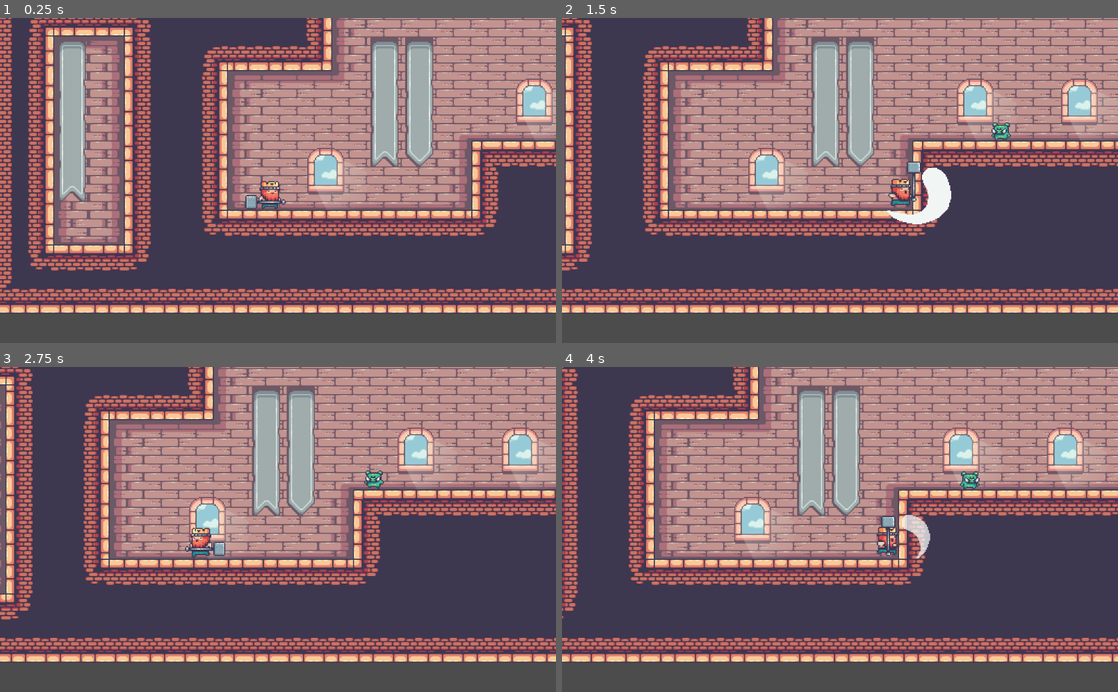
Above: before the commit, frames 1-4 (two rows, left to right).
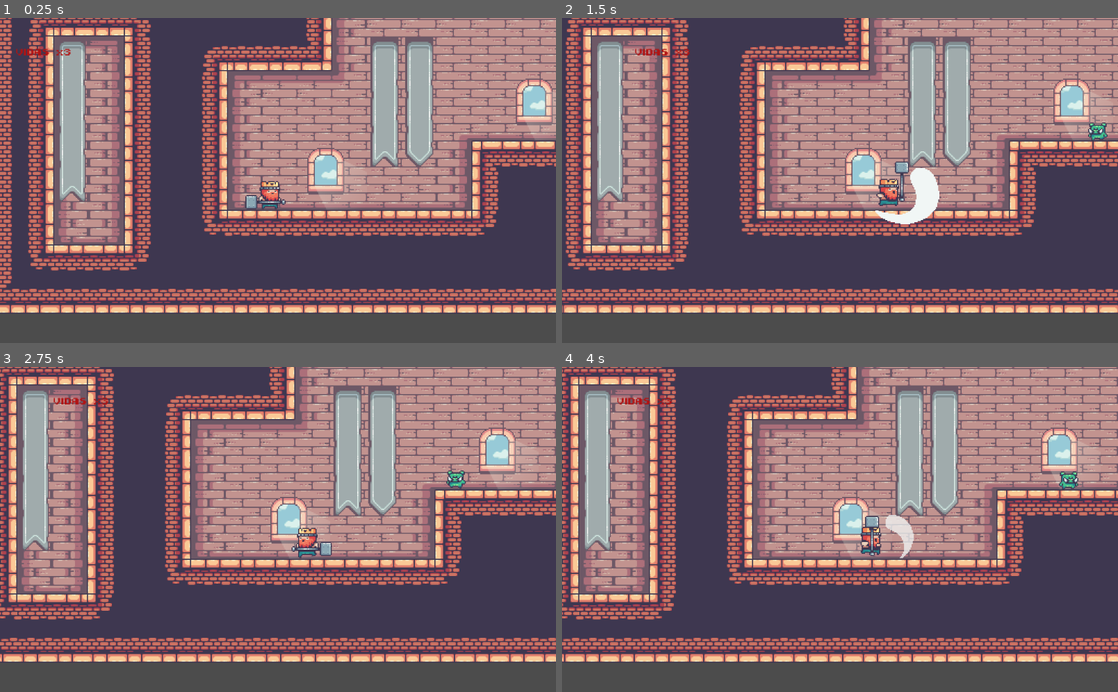
Above: after the commit, the same moments.

Repository: willyjinx96/Juego_281
Game: Godot game, scene res://Pruebas/Main_level.tscn
Two runs of this game, one before a commit and one after it. Both use one fixed random seed, a clock stepped at 60 frames per second and the inputs below. The project has no main scene, so this scene is started directly.
Inputs:
- Up to frame 1 (0.25 s): no input
- Up to frame 2 (1.5 s): tap Enter at 0.5 s; hold Right (ui_right) from 0.53 s (still down); tap X at 0.6 s; tap Page Up (ui_page_up) at 0.77, 0.8, 1.07, 1.35 s
- Up to frame 3 (2.75 s): tap Page Up (ui_page_up) at 1.52, 1.82, 2.3 s; tap X at 1.55, 2.1 s; release Right (ui_right) at 2.03 s; hold Left (ui_left) from 2.03 s (still down)
- Up to frame 4 (4 s): release Left (ui_left) at 2.78 s; hold Right (ui_right) from 2.78 s (still down); tap C at 2.85 s; tap Page Up (ui_page_up) at 3.02, 3.32, 3.77, 3.8 s; tap X at 3.05, 3.6 s

The runs differ from the first frame. In frame 1, 0.1% of the frame differs, in the area x 2-13%, y 9-12%; in frame 2, 48%; in frame 3, 48%, in the area x 0-100%, y 0-91%; in frame 4, 48%.

Commit message:
Modularizando funciones del rey

Diff:
--- a/Jugador/Rey_p1.gd
+++ b/Jugador/Rey_p1.gd
@@ -18,7 +18,9 @@
 #variables para accion
 signal attack #KEY_C
 var attacking =false
-signal action #KEY_X
+signal action#KEY_X
+var action_released =false
+
 var animation_finished=0
 
 #variables danio
@@ -29,51 +31,21 @@
 
 export var vidas = 6000
 var dead =false
+var moverse
 
 func _ready():
+	movimiento_Personaje(true)
 	transition_to(IDLE)
 
 func _physics_process(delta):
+	cambiar_label()
 	estados()
+	movimiento()
 	if vidas ==0:
-		dead = true
-
-	motion.y += GRAVITY
-	var friction =false
-
-	#Para movimiento derecha e izquierda
-	if Input.is_action_pressed("ui_right"):
-		$movement.flip_h=false
-		$movement.position.x=0
-		$ataque/CollisionShape2D.position.x=10.709
-		motion.x =min(motion.x+ACCELERATION, MAX_SPEED)
-	elif Input.is_action_pressed("ui_left"):
-		$movement.flip_h=true
-		$movement.position.x=-15
-		$ataque/CollisionShape2D.position.x=-25
-		motion.x =max(motion.x - ACCELERATION, -MAX_SPEED)
-	else:
-		friction =true
-
-	#Para el salto
-	if is_on_floor():
-		if Input.is_action_pressed("ui_up"):
-			motion.y =MAX_JUMP_HEIGHT
-		if friction == true:
-			motion.x = lerp(motion.x, 0 , 0.20)
-	elif friction == true:
-			motion.x = lerp(motion.x, 0 , 0.05)
-	if Input.is_action_just_released("ui_up") and motion.y <0:
-		motion.y =MIN_JUMP_HEIGHT
-
-	#Para ataque
-	if Input.is_action_just_pressed("ui_page_up"):
-		emit_signal("attack")
-		print("ataco....")
+		movimiento_Personaje(false)
 
 	animation_finished=0
-
-	if not dead:
+	if moverse:
 		motion = move_and_slide(motion,UP)
 
 
@@ -106,12 +78,18 @@
 	if $movement.animation== "attack":
 		animation_finished=1
 		attacking=false
+		movimiento_Personaje(true)
 		$ataque/CollisionShape2D.disabled=true
 	if $movement.animation== "hit":
 		animation_finished=2
 		hurt=false
 		attacking=false
 		MAX_SPEED=200
+	if $movement.animation == "door_in":
+		animation_finished = 3
+		action_released=false
+	if $movement.animation == "door_out":
+		animation_finished=4
 	if $movement.animation=="dead":
 		pausar()
 
@@ -176,6 +154,14 @@
 		transition_to(FALL)
 
 #estados accion
+#	if state in [IDLE, RUN] and action_released:
+#		transition_to(DOOR_IN)
+#	if state == DOOR_IN and animation_finished==3:
+#		transition_to(DOOR_OUT)
+#	if state == DOOR_OUT and animation_finished==4:
+#		transition_to(IDLE)
+#	if state == DOOR_OUT and animation_finished==4 and running:
+#		transition_to(RUN)
 
 #estados danio
 	if state in [IDLE, RUN, JUMP, FALL] and hurt:
@@ -191,6 +177,53 @@
 
 #WILLY ESTO HICE PARA PROBAR EL LLAMADO DEL CERDITO AL HACERLE DAÑO :V
 func _on_ataque_body_entered(body):
-
 	print(body.name)
 	body.hacerDanio(global_position.x)
+
+func cambiar_label():
+	$Camera2D/Label.text = ("VIDAS x"+str(vidas))
+
+func accion():
+	print("accion...")
+
+func movimiento_Personaje(estado):
+	moverse=estado
+
+func movimiento():
+	motion.y += GRAVITY
+	var friction =false
+	#Para movimiento derecha e izquierda
+	if Input.is_action_pressed("ui_right"):
+		$movement.flip_h=false
+		$movement.position.x=0
+		$ataque/CollisionShape2D.position.x=10.709
+		motion.x =min(motion.x+ACCELERATION, MAX_SPEED)
+	elif Input.is_action_pressed("ui_left"):
+		$movement.flip_h=true
+		$movement.position.x=-15
+		$ataque/CollisionShape2D.position.x=-25
+		motion.x =max(motion.x - ACCELERATION, -MAX_SPEED)
+	else:
+		friction =true
+
+	#Para el salto
+	if is_on_floor():
+		if Input.is_action_pressed("ui_up"):
+			motion.y =MAX_JUMP_HEIGHT
+		if friction == true:
+			motion.x = lerp(motion.x, 0 , 0.20)
+	elif friction == true:
+			motion.x = lerp(motion.x, 0 , 0.05)
+	if Input.is_action_just_released("ui_up") and motion.y <0:
+		motion.y =MIN_JUMP_HEIGHT
+
+	#Para ataque
+	if Input.is_action_just_pressed("ui_page_up"):
+		emit_signal("attack")
+		if is_on_floor():
+			movimiento_Personaje(false)
+		print("ataco....")
+
+	#Para la accion
+	if Input.is_action_just_pressed("ui_page_down"):
+		connect("action",self, "accion")
--- a/Jugador/Rey_p1.tscn
+++ b/Jugador/Rey_p1.tscn
@@ -1,10 +1,15 @@
-[gd_scene load_steps=6 format=2]
+[gd_scene load_steps=8 format=2]
 
 [ext_resource path="res://Recursos/movement.tres" type="SpriteFrames" id=1]
 [ext_resource path="res://Jugador/Rey_p1.gd" type="Script" id=2]
+[ext_resource path="res://Recursos/Fuentes/Masaaki-Regular.otf" type="DynamicFontData" id=3]
 
 [sub_resource type="CapsuleShape2D" id=1]
 height = 7.97741
+
+[sub_resource type="DynamicFont" id=4]
+size = 13
+font_data = ExtResource( 3 )
 
 [sub_resource type="CircleShape2D" id=2]
 radius = 28.8497
@@ -18,18 +23,16 @@
 position = Vector2( -50, 0 )
 collision_mask = 55
 script = ExtResource( 2 )
-__meta__ = {
-"_edit_group_": true
-}
 vidas = 3
 
 [node name="movement" type="AnimatedSprite" parent="."]
 frames = ExtResource( 1 )
 animation = "joy"
-frame = 2
+frame = 6
 playing = true
 
 [node name="CollisionShape2D" type="CollisionShape2D" parent="."]
+visible = false
 position = Vector2( -7.972, 1.52 )
 shape = SubResource( 1 )
 
@@ -43,7 +46,20 @@
 smoothing_enabled = true
 smoothing_speed = 15.0
 
+[node name="Label" type="Label" parent="Camera2D"]
+margin_left = -241.329
+margin_top = -141.43
+margin_right = -182.329
+margin_bottom = -121.43
+custom_fonts/font = SubResource( 4 )
+custom_colors/font_color = Color( 0.698039, 0.0784314, 0.0784314, 1 )
+text = "VIDAS x3"
+__meta__ = {
+"_edit_use_anchors_": false
+}
+
 [node name="ataque" type="Area2D" parent="."]
+visible = false
 input_pickable = false
 collision_layer = 0
 collision_mask = 2
@@ -57,6 +73,7 @@
 disabled = true
 
 [node name="danio" type="Area2D" parent="."]
+visible = false
 
 [node name="CollisionShape2D" type="CollisionShape2D" parent="danio"]
 position = Vector2( -7.55951, 1.5749 )
--- a/Objetos/Prueba_de_fisicas.tscn
+++ b/Objetos/Prueba_de_fisicas.tscn
@@ -1,8 +1,8 @@
 [gd_scene load_steps=4 format=2]
 
+[ext_resource path="res://Objetos/Puerta/Puerta.tscn" type="PackedScene" id=1]
 [ext_resource path="res://Recursos/Terreno.tres" type="TileSet" id=2]
 [ext_resource path="res://Jugador/Rey_p1.tscn" type="PackedScene" id=3]
-[ext_resource path="res://Objetos/Cannon/cannon.tscn" type="PackedScene" id=4]
 
 [node name="Node2D" type="Node2D"]
 
@@ -13,9 +13,8 @@
 format = 1
 tile_data = PoolIntArray( 196606, 0, 0, 196607, 0, 1, 131072, 0, 1, 131073, 0, 2, 131106, 0, 0, 131107, 0, 2, 262142, 0 …(6065 unchanged characters)…
 
-[node name="cannon" parent="." instance=ExtResource( 4 )]
-position = Vector2( 374.766, 362.734 )
-can_sleep = false
+[node name="door" parent="." instance=ExtResource( 1 )]
+position = Vector2( 595.658, 260.025 )
 
 [node name="KinematicBody2D" parent="." groups=[
 "jugador",
--- /dev/null
+++ b/Objetos/Puerta/Puerta.gd
@@ -0,0 +1,34 @@
+extends Area2D
+
+var state
+var current_animation
+var new_animation
+
+enum {IDLE, OPENNING, CLOSSING}
+
+func _ready():
+	transtion_to(IDLE)
+
+func transtion_to(new_state):
+	state=new_state
+
+	match state:
+		IDLE:
+			new_animation ="idle"
+			pass
+		OPENNING:
+			new_animation="opennig"
+			pass
+		CLOSSING:
+			new_animation="clossing"
+			pass
+
+func estado():
+	if current_animation != new_animation:
+		current_animation= new_animation
+		$estados.play(current_animation)
+
+
+func _on_door_body_entered(body):
+	print("entro")
+	pass # Replace with function body.
--- /dev/null
+++ b/Objetos/Puerta/Puerta.tscn
@@ -0,0 +1,78 @@
+[gd_scene load_steps=16 format=2]
+
+[ext_resource path="res://Assets/Sprites/11-Door/Opening (46x56).png" type="Texture" id=1]
+[ext_resource path="res://Assets/Sprites/11-Door/Idle.png" type="Texture" id=2]
+[ext_resource path="res://Assets/Sprites/11-Door/Closiong (46x56).png" type="Texture" id=3]
+[ext_resource path="res://Objetos/Puerta/Puerta.gd" type="Script" id=4]
+
+[sub_resource type="AtlasTexture" id=1]
+atlas = ExtResource( 2 )
+region = Rect2( 0, 0, 46, 56 )
+
+[sub_resource type="AtlasTexture" id=2]
+atlas = ExtResource( 1 )
+region = Rect2( 0, 0, 46, 56 )
+
+[sub_resource type="AtlasTexture" id=3]
+atlas = ExtResource( 1 )
+region = Rect2( 46, 0, 46, 56 )
+
+[sub_resource type="AtlasTexture" id=4]
+atlas = ExtResource( 1 )
+region = Rect2( 92, 0, 46, 56 )
+
+[sub_resource type="AtlasTexture" id=5]
+atlas = ExtResource( 1 )
+region = Rect2( 138, 0, 46, 56 )
+
+[sub_resource type="AtlasTexture" id=6]
+atlas = ExtResource( 1 )
+region = Rect2( 184, 0, 46, 56 )
+
+[sub_resource type="AtlasTexture" id=7]
+atlas = ExtResource( 3 )
+region = Rect2( 0, 0, 46, 56 )
+
+[sub_resource type="AtlasTexture" id=8]
+atlas = ExtResource( 3 )
+region = Rect2( 46, 0, 46, 56 )
+
+[sub_resource type="AtlasTexture" id=9]
+atlas = ExtResource( 3 )
+region = Rect2( 92, 0, 46, 56 )
+
+[sub_resource type="SpriteFrames" id=10]
+animations = [ {
+"frames": [ SubResource( 1 ) ],
+"loop": true,
+"name": "idle",
+"speed": 5.0
+}, {
+"frames": [ SubResource( 2 ), SubResource( 3 ), SubResource( 4 ), SubResource( 5 ), SubResource( 6 ) ],
+"loop": false,
+"name": "openning",
+"speed": 10.0
+}, {
+"frames": [ SubResource( 7 ), SubResource( 8 ), SubResource( 9 ) ],
+"loop": false,
+"name": "clossing",
+"speed": 10.0
+} ]
+
+[sub_resource type="RectangleShape2D" id=11]
+extents = Vector2( 23.0925, 28.0022 )
+
+[node name="door" type="Area2D"]
+collision_layer = 2147483652
+script = ExtResource( 4 )
+
+[node name="AnimatedSprite" type="AnimatedSprite" parent="."]
+frames = SubResource( 10 )
+animation = "clossing"
+frame = 2
+playing = true
+
+[node name="CollisionShape2D" type="CollisionShape2D" parent="."]
+visible = false
+shape = SubResource( 11 )
+[connection signal="body_entered" from="." to="." method="_on_door_body_entered"]
--- a/Pruebas/Main_level.tscn
+++ b/Pruebas/Main_level.tscn
@@ -68,6 +68,7 @@
 [node name="queen" type="AnimatedSprite" parent="."]
 position = Vector2( 929.453, 79.2353 )
 frames = SubResource( 7 )
+frame = 2
 playing = true
 
 [node name="Rey_p1" parent="." instance=ExtResource( 3 )]
--- a/Recursos/movement.tres
+++ b/Recursos/movement.tres
@@ -57,20 +57,20 @@
 region = Rect2( 780, 0, 78, 58 )
 
 [sub_resource type="AtlasTexture" id=12]
-atlas = ExtResource( 7 )
+atlas = ExtResource( 6 )
 region = Rect2( 0, 0, 78, 58 )
 
 [sub_resource type="AtlasTexture" id=13]
-atlas = ExtResource( 7 )
+atlas = ExtResource( 6 )
 region = Rect2( 78, 0, 78, 58 )
 
 [sub_resource type="AtlasTexture" id=14]
-atlas = ExtResource( 10 )
-region = Rect2( 0, 0, 78, 58 )
+atlas = ExtResource( 6 )
+region = Rect2( 156, 0, 78, 58 )
 
 [sub_resource type="AtlasTexture" id=15]
-atlas = ExtResource( 5 )
-region = Rect2( 0, 0, 78, 58 )
+atlas = ExtResource( 6 )
+region = Rect2( 234, 0, 78, 58 )
 
 [sub_resource type="AtlasTexture" id=16]
 atlas = ExtResource( 3 )
@@ -85,180 +85,180 @@
 region = Rect2( 156, 0, 78, 58 )
 
 [sub_resource type="AtlasTexture" id=19]
-atlas = ExtResource( 1 )
+atlas = ExtResource( 7 )
 region = Rect2( 0, 0, 78, 58 )
 
 [sub_resource type="AtlasTexture" id=20]
-atlas = ExtResource( 1 )
+atlas = ExtResource( 7 )
 region = Rect2( 78, 0, 78, 58 )
 
 [sub_resource type="AtlasTexture" id=21]
-atlas = ExtResource( 1 )
-region = Rect2( 156, 0, 78, 58 )
+atlas = ExtResource( 5 )
+region = Rect2( 0, 0, 78, 58 )
 
 [sub_resource type="AtlasTexture" id=22]
 atlas = ExtResource( 1 )
-region = Rect2( 234, 0, 78, 58 )
+region = Rect2( 0, 0, 78, 58 )
 
 [sub_resource type="AtlasTexture" id=23]
 atlas = ExtResource( 1 )
-region = Rect2( 312, 0, 78, 58 )
+region = Rect2( 78, 0, 78, 58 )
 
 [sub_resource type="AtlasTexture" id=24]
 atlas = ExtResource( 1 )
-region = Rect2( 390, 0, 78, 58 )
+region = Rect2( 156, 0, 78, 58 )
 
 [sub_resource type="AtlasTexture" id=25]
 atlas = ExtResource( 1 )
-region = Rect2( 468, 0, 78, 58 )
+region = Rect2( 234, 0, 78, 58 )
 
 [sub_resource type="AtlasTexture" id=26]
 atlas = ExtResource( 1 )
-region = Rect2( 546, 0, 78, 58 )
+region = Rect2( 312, 0, 78, 58 )
 
 [sub_resource type="AtlasTexture" id=27]
+atlas = ExtResource( 1 )
+region = Rect2( 390, 0, 78, 58 )
+
+[sub_resource type="AtlasTexture" id=28]
+atlas = ExtResource( 1 )
+region = Rect2( 468, 0, 78, 58 )
+
+[sub_resource type="AtlasTexture" id=29]
+atlas = ExtResource( 1 )
+region = Rect2( 546, 0, 78, 58 )
+
+[sub_resource type="AtlasTexture" id=30]
 atlas = ExtResource( 2 )
 region = Rect2( 0, 0, 78, 58 )
 
-[sub_resource type="AtlasTexture" id=28]
-atlas = ExtResource( 4 )
-region = Rect2( 0, 0, 78, 58 )
-
-[sub_resource type="AtlasTexture" id=29]
-atlas = ExtResource( 4 )
-region = Rect2( 78, 0, 78, 58 )
-
-[sub_resource type="AtlasTexture" id=30]
-atlas = ExtResource( 4 )
-region = Rect2( 156, 0, 78, 58 )
-
 [sub_resource type="AtlasTexture" id=31]
-atlas = ExtResource( 4 )
-region = Rect2( 234, 0, 78, 58 )
+atlas = ExtResource( 9 )
+region = Rect2( 0, 0, 78, 58 )
 
 [sub_resource type="AtlasTexture" id=32]
-atlas = ExtResource( 4 )
-region = Rect2( 312, 0, 78, 58 )
+atlas = ExtResource( 9 )
+region = Rect2( 78, 0, 78, 58 )
 
 [sub_resource type="AtlasTexture" id=33]
-atlas = ExtResource( 4 )
-region = Rect2( 390, 0, 78, 58 )
+atlas = ExtResource( 9 )
+region = Rect2( 156, 0, 78, 58 )
 
 [sub_resource type="AtlasTexture" id=34]
-atlas = ExtResource( 4 )
-region = Rect2( 468, 0, 78, 58 )
+atlas = ExtResource( 9 )
+region = Rect2( 234, 0, 78, 58 )
 
 [sub_resource type="AtlasTexture" id=35]
-atlas = ExtResource( 4 )
-region = Rect2( 546, 0, 78, 58 )
+atlas = ExtResource( 9 )
+region = Rect2( 312, 0, 78, 58 )
 
 [sub_resource type="AtlasTexture" id=36]
 atlas = ExtResource( 9 )
-region = Rect2( 0, 0, 78, 58 )
+region = Rect2( 390, 0, 78, 58 )
 
 [sub_resource type="AtlasTexture" id=37]
 atlas = ExtResource( 9 )
-region = Rect2( 78, 0, 78, 58 )
+region = Rect2( 468, 0, 78, 58 )
 
 [sub_resource type="AtlasTexture" id=38]
 atlas = ExtResource( 9 )
-region = Rect2( 156, 0, 78, 58 )
+region = Rect2( 546, 0, 78, 58 )
 
 [sub_resource type="AtlasTexture" id=39]
-atlas = ExtResource( 9 )
-region = Rect2( 234, 0, 78, 58 )
+atlas = ExtResource( 11 )
+region = Rect2( 0, 0, 78, 58 )
 
 [sub_resource type="AtlasTexture" id=40]
-atlas = ExtResource( 9 )
-region = Rect2( 312, 0, 78, 58 )
+atlas = ExtResource( 11 )
+region = Rect2( 78, 0, 78, 58 )
 
 [sub_resource type="AtlasTexture" id=41]
-atlas = ExtResource( 9 )
-region = Rect2( 390, 0, 78, 58 )
+atlas = ExtResource( 11 )
+region = Rect2( 156, 0, 78, 58 )
 
 [sub_resource type="AtlasTexture" id=42]
-atlas = ExtResource( 9 )
-region = Rect2( 468, 0, 78, 58 )
+atlas = ExtResource( 11 )
+region = Rect2( 234, 0, 78, 58 )
 
 [sub_resource type="AtlasTexture" id=43]
-atlas = ExtResource( 9 )
-region = Rect2( 546, 0, 78, 58 )
+atlas = ExtResource( 11 )
+region = Rect2( 312, 0, 78, 58 )
 
 [sub_resource type="AtlasTexture" id=44]
-atlas = ExtResource( 6 )
-region = Rect2( 0, 0, 78, 58 )
+atlas = ExtResource( 11 )
+region = Rect2( 390, 0, 78, 58 )
 
 [sub_resource type="AtlasTexture" id=45]
-atlas = ExtResource( 6 )
-region = Rect2( 78, 0, 78, 58 )
+atlas = ExtResource( 11 )
+region = Rect2( 468, 0, 78, 58 )
 
 [sub_resource type="AtlasTexture" id=46]
-atlas = ExtResource( 6 )
-region = Rect2( 156, 0, 78, 58 )
+atlas = ExtResource( 11 )
+region = Rect2( 546, 0, 78, 58 )
 
 [sub_resource type="AtlasTexture" id=47]
-atlas = ExtResource( 6 )
-region = Rect2( 234, 0, 78, 58 )
+atlas = ExtResource( 11 )
+region = Rect2( 624, 0, 78, 58 )
 
 [sub_resource type="AtlasTexture" id=48]
 atlas = ExtResource( 11 )
-region = Rect2( 0, 0, 78, 58 )
+region = Rect2( 702, 0, 78, 58 )
 
 [sub_resource type="AtlasTexture" id=49]
 atlas = ExtResource( 11 )
-region = Rect2( 78, 0, 78, 58 )
+region = Rect2( 780, 0, 78, 58 )
 
 [sub_resource type="AtlasTexture" id=50]
 atlas = ExtResource( 11 )
-region = Rect2( 156, 0, 78, 58 )
+region = Rect2( 858, 0, 78, 58 )
 
 [sub_resource type="AtlasTexture" id=51]
 atlas = ExtResource( 11 )
-region = Rect2( 234, 0, 78, 58 )
+region = Rect2( 936, 0, 78, 58 )
 
 [sub_resource type="AtlasTexture" id=52]
 atlas = ExtResource( 11 )
-region = Rect2( 312, 0, 78, 58 )
+region = Rect2( 1014, 0, 78, 58 )
 
 [sub_resource type="AtlasTexture" id=53]
 atlas = ExtResource( 11 )
-region = Rect2( 390, 0, 78, 58 )
+region = Rect2( 1092, 0, 78, 58 )
 
 [sub_resource type="AtlasTexture" id=54]
-atlas = ExtResource( 11 )
-region = Rect2( 468, 0, 78, 58 )
+atlas = ExtResource( 4 )
+region = Rect2( 0, 0, 78, 58 )
 
 [sub_resource type="AtlasTexture" id=55]
-atlas = ExtResource( 11 )
-region = Rect2( 546, 0, 78, 58 )
+atlas = ExtResource( 4 )
+region = Rect2( 78, 0, 78, 58 )
 
 [sub_resource type="AtlasTexture" id=56]
-atlas = ExtResource( 11 )
-region = Rect2( 624, 0, 78, 58 )
+atlas = ExtResource( 4 )
+region = Rect2( 156, 0, 78, 58 )
 
 [sub_resource type="AtlasTexture" id=57]
-atlas = ExtResource( 11 )
-region = Rect2( 702, 0, 78, 58 )
+atlas = ExtResource( 4 )
+region = Rect2( 234, 0, 78, 58 )
 
 [sub_resource type="AtlasTexture" id=58]
-atlas = ExtResource( 11 )
-region = Rect2( 780, 0, 78, 58 )
+atlas = ExtResource( 4 )
+region = Rect2( 312, 0, 78, 58 )
 
 [sub_resource type="AtlasTexture" id=59]
-atlas = ExtResource( 11 )
-region = Rect2( 858, 0, 78, 58 )
+atlas = ExtResource( 4 )
+region = Rect2( 390, 0, 78, 58 )
 
 [sub_resource type="AtlasTexture" id=60]
-atlas = ExtResource( 11 )
-region = Rect2( 936, 0, 78, 58 )
+atlas = ExtResource( 4 )
+region = Rect2( 468, 0, 78, 58 )
 
 [sub_resource type="AtlasTexture" id=61]
-atlas = ExtResource( 11 )
-region = Rect2( 1014, 0, 78, 58 )
+atlas = ExtResource( 4 )
+region = Rect2( 546, 0, 78, 58 )
 
 [sub_resource type="AtlasTexture" id=62]
-atlas = ExtResource( 11 )
-region = Rect2( 1092, 0, 78, 58 )
+atlas = ExtResource( 10 )
+region = Rect2( 0, 0, 78, 58 )
 
 [resource]
 animations = [ {
@@ -267,19 +267,9 @@
 "name": "idle",
 "speed": 8.0
 }, {
-"frames": [ SubResource( 12 ), SubResource( 13 ), SubResource( 12 ), SubResource( 13 ) ],
-"loop": true,
-"name": "hit",
-"speed": 5.0
-}, {
-"frames": [ SubResource( 14 ) ],
-"loop": true,
-"name": "ground",
-"speed": 5.0
-}, {
-"frames": [ SubResource( 15 ) ],
-"loop": true,
-"name": "jump",
+"frames": [ SubResource( 12 ), SubResource( 13 ), SubResource( 14 ), SubResource( 15 ), SubResource( 15 ), SubResource( 15 ), SubResource( 15 ) ],
+"loop": false,
+"name": "dead",
 "speed": 5.0
 }, {
 "frames": [ SubResource( 16 ), SubResource( 17 ), SubResource( 18 ) ],
@@ -287,33 +277,43 @@
 "name": "attack",
 "speed": 8.0
 }, {
-"frames": [ SubResource( 19 ), SubResource( 20 ), SubResource( 21 ), SubResource( 22 ), SubResource( 23 ), SubResource( 24 ), SubResource( 25 ), SubResource( 26 ) ],
-"loop": true,
+"frames": [ SubResource( 19 ), SubResource( 20 ), SubResource( 19 ), SubResource( 20 ) ],
+"loop": true,
+"name": "hit",
+"speed": 5.0
+}, {
+"frames": [ SubResource( 21 ) ],
+"loop": true,
+"name": "jump",
+"speed": 5.0
+}, {
+"frames": [ SubResource( 22 ), SubResource( 23 ), SubResource( 24 ), SubResource( 25 ), SubResource( 26 ), SubResource( 27 ), SubResource( 28 ), SubResource( 29 ) ],
+"loop": false,
 "name": "door_out",
 "speed": 5.0
 }, {
-"frames": [ SubResource( 27 ) ],
+"frames": [ SubResource( 30 ) ],
 "loop": true,
 "name": "fall",
 "speed": 5.0
 }, {
-"frames": [ SubResource( 28 ), SubResource( 29 ), SubResource( 30 ), SubResource( 31 ), SubResource( 32 ), SubResource( 33 ), SubResource( 34 ), SubResource( 35 ) ],
+"frames": [ SubResource( 31 ), SubResource( 32 ), SubResource( 33 ), SubResource( 34 ), SubResource( 35 ), SubResource( 36 ), SubResource( 37 ), SubResource( 38 ) ],
+"loop": false,
+"name": "door_in",
+"speed": 5.0
+}, {
+"frames": [ SubResource( 39 ), SubResource( 40 ), SubResource( 41 ), SubResource( 42 ), SubResource( 43 ), SubResource( 44 ), SubResource( 45 ), SubResource( 46 ), SubResource( 47 ), SubResource( 48 ), SubResource( 49 ), SubResource( 50 ), SubResource( 51 ), SubResource( 52 ), SubResource( 53 ) ],
+"loop": true,
+"name": "joy",
+"speed": 9.0
+}, {
+"frames": [ SubResource( 54 ), SubResource( 55 ), SubResource( 56 ), SubResource( 57 ), SubResource( 58 ), SubResource( 59 ), SubResource( 60 ), SubResource( 61 ) ],
 "loop": true,
 "name": "run",
 "speed": 8.0
 }, {
-"frames": [ SubResource( 36 ), SubResource( 37 ), SubResource( 38 ), SubResource( 39 ), SubResource( 40 ), SubResource( 41 ), SubResource( 42 ), SubResource( 43 ) ],
-"loop": true,
-"name": "door_in",
-"speed": 5.0
-}, {
-"frames": [ SubResource( 44 ), SubResource( 45 ), SubResource( 46 ), SubResource( 47 ), SubResource( 47 ), SubResource( 47 ), SubResource( 47 ) ],
-"loop": false,
-"name": "dead",
-"speed": 5.0
-}, {
-"frames": [ SubResource( 48 ), SubResource( 49 ), SubResource( 50 ), SubResource( 51 ), SubResource( 52 ), SubResource( 53 ), SubResource( 54 ), SubResource( 55 ), SubResource( 56 ), SubResource( 57 ), SubResource( 58 ), SubResource( 59 ), SubResource( 60 ), SubResource( 61 ), SubResource( 62 ) ],
-"loop": true,
-"name": "joy",
-"speed": 9.0
+"frames": [ SubResource( 62 ) ],
+"loop": true,
+"name": "ground",
+"speed": 5.0
 } ]
--- a/project.godot
+++ b/project.godot
@@ -43,16 +43,39 @@
 
 [input]
 
+ui_left={
+"deadzone": 0.5,
+"events": [ Object(InputEventKey,"resource_local_to_scene":false,"resource_name":"","device":0,"alt":false,"shift":false,"control":false,"meta":false,"command":false,"pressed":false,"scancode":16777231,"unicode":0,"echo":false,"script":null)
+, Object(InputEventJoypadButton,"resource_local_to_scene":false,"resource_name":"","device":0,"button_index":14,"pressure":0.0,"pressed":false,"script":null)
+, Object(InputEventKey,"resource_local_to_scene":false,"resource_name":"","device":0,"alt":false,"shift":false,"control":false,"meta":false,"command":false,"pressed":false,"scancode":65,"unicode":0,"echo":false,"script":null)
+ ]
+}
+ui_right={
+"deadzone": 0.5,
+"events": [ Object(InputEventKey,"resource_local_to_scene":false,"resource_name":"","device":0,"alt":false,"shift":false,"control":false,"meta":false,"command":false,"pressed":false,"scancode":16777233,"unicode":0,"echo":false,"script":null)
+, Object(InputEventJoypadButton,"resource_local_to_scene":false,"resource_name":"","device":0,"button_index":15,"pressure":0.0,"pressed":false,"script":null)
+, Object(InputEventKey,"resource_local_to_scene":false,"resource_name":"","device":0,"alt":false,"shift":false,"control":false,"meta":false,"command":false,"pressed":false,"scancode":68,"unicode":0,"echo":false,"script":null)
+ ]
+}
+ui_up={
+"deadzone": 0.5,
+"events": [ Object(InputEventKey,"resource_local_to_scene":false,"resource_name":"","device":0,"alt":false,"shift":false,"control":false,"meta":false,"command":false,"pressed":false,"scancode":16777232,"unicode":0,"echo":false,"script":null)
+, Object(InputEventJoypadButton,"resource_local_to_scene":false,"resource_name":"","device":0,"button_index":12,"pressure":0.0,"pressed":false,"script":null)
+, Object(InputEventKey,"resource_local_to_scene":false,"resource_name":"","device":0,"alt":false,"shift":false,"control":false,"meta":false,"command":false,"pressed":false,"scancode":87,"unicode":0,"echo":false,"script":null)
+ ]
+}
 ui_page_up={
 "deadzone": 0.5,
 "events": [ Object(InputEventKey,"resource_local_to_scene":false,"resource_name":"","device":0,"alt":false,"shift":false,"control":false,"meta":false,"command":false,"pressed":false,"scancode":16777235,"unicode":0,"echo":false,"script":null)
 , Object(InputEventKey,"resource_local_to_scene":false,"resource_name":"","device":0,"alt":false,"shift":false,"control":false,"meta":false,"command":false,"pressed":false,"scancode":67,"unicode":0,"echo":false,"script":null)
+, Object(InputEventKey,"resource_local_to_scene":false,"resource_name":"","device":0,"alt":false,"shift":false,"control":false,"meta":false,"command":false,"pressed":false,"scancode":75,"unicode":0,"echo":false,"script":null)
  ]
 }
 ui_page_down={
 "deadzone": 0.5,
 "events": [ Object(InputEventKey,"resource_local_to_scene":false,"resource_name":"","device":0,"alt":false,"shift":false,"control":false,"meta":false,"command":false,"pressed":false,"scancode":16777236,"unicode":0,"echo":false,"script":null)
 , Object(InputEventKey,"resource_local_to_scene":false,"resource_name":"","device":0,"alt":false,"shift":false,"control":false,"meta":false,"command":false,"pressed":false,"scancode":88,"unicode":0,"echo":false,"script":null)
+, Object(InputEventKey,"resource_local_to_scene":false,"resource_name":"","device":0,"alt":false,"shift":false,"control":false,"meta":false,"command":false,"pressed":false,"scancode":76,"unicode":0,"echo":false,"script":null)
  ]
 }
 
Binary file added: Recursos/Fuentes/Masaaki-Regular.otf
